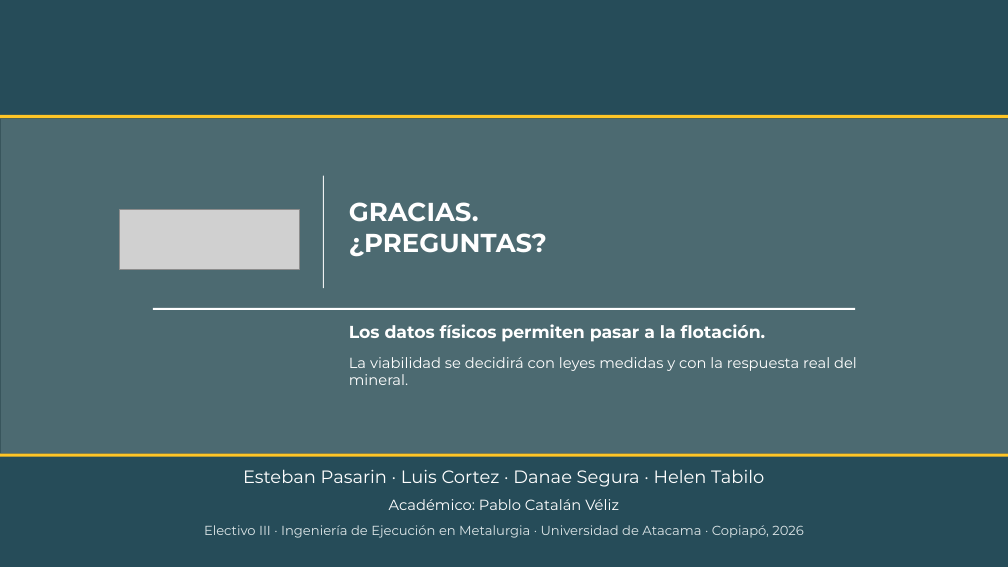
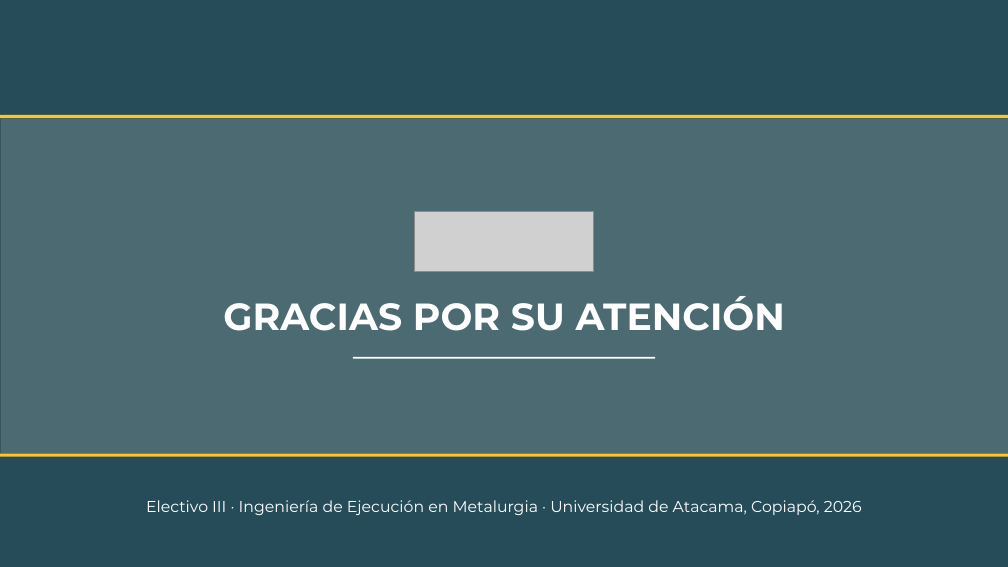
Before and after one commit to flakoks/juego-amigo-secreto, a slide deck: slide 25 of presentacion-tesis/presentacion_flotacion_relave.pptx. Drawn at 1008x567 pixels with LibreOffice and Linux fonts; fonts in the diff are those of the drawing; grey boxes stand for pictures. Boxes give left, top, right and bottom in pixels: in the first picture for what was removed or moved away, otherwise in the second. Text is boxed around its words. In the diff, an @@ line names an element or a change of style, - is before the commit and + after.

```diff
--- a/presentacion-tesis/presentacion_flotacion_relave.pptx
+++ b/presentacion-tesis/presentacion_flotacion_relave.pptx
@@ rectangle removed at (x1=323, y1=175, x2=324, y2=288) @@
@@ picture moved from (x1=119, y1=209, x2=299, y2=270) to (x1=414, y1=212, x2=594, y2=272) @@
@@ text at (x1=223, y1=296, x2=785, y2=331): text changed; size 24.8 to 36 pt @@
-GRACIAS.
-¿PREGUNTAS?
+GRACIAS POR SU ATENCIÓN
@@ text removed at (x1=349, y1=324, x2=766, y2=342) @@
-Los datos físicos permiten pasar a la flotación.
@@ text removed at (x1=349, y1=357, x2=857, y2=385) @@
-La viabilidad se decidirá con leyes medidas y con la respuesta real del mineral.
@@ rectangle resized from (x1=153, y1=308, x2=855, y2=310) to (x1=353, y1=357, x2=656, y2=359) @@
@@ text removed at (x1=243, y1=469, x2=764, y2=487) @@
-Esteban Pasarin · Luis Cortez · Danae Segura · Helen Tabilo
@@ text at (x1=146, y1=500, x2=862, y2=515): text changed; size 12.5 to 15 pt; text colour #DDE6E8 to #FFFFFF @@
-Electivo III · Ingeniería de Ejecución en Metalurgia · Universidad de Atacama · Copiapó, 2026
+Electivo III · Ingeniería de Ejecución en Metalurgia · Universidad de Atacama, Copiapó, 2026
@@ text removed at (x1=389, y1=499, x2=619, y2=510) @@
-Académico: Pablo Catalán Véliz
```
Also in this commit, not shown: 1 other slide changed, 3 other files.
